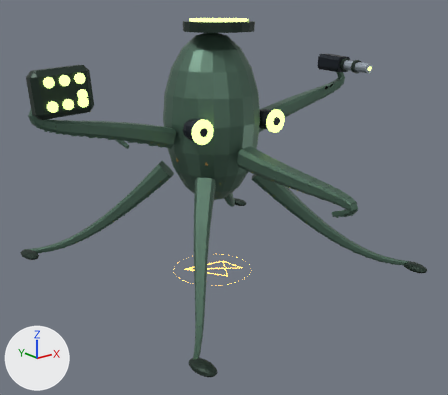
Two versions of the glTF model public/assets/models/combat/s07.glb, one commit apart.
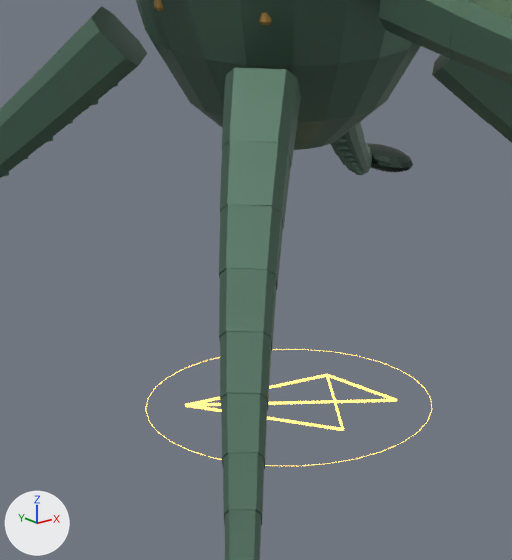
Each version appears first whole from a 50 mm camera at (-6.45, -8.39, 4.69) aimed at (-0.12, -0.49, 1.53), and next in a close-up on the part from 30% to 61% of the width and 40% to 79% of the height. The axes (+X, +Y, +Z) are drawn at lower left. The lights are the same throughout. The first two pictures are the older version. Where no turn or scale is listed for an object, it has been applied to the vertices. Vertices at exactly the same position are counted once.

In view in the first close-up: 'Export_fx_atk_field_tell_fx_accent', 'Export_leg_FL_armor', 'Export_leg_FR_0_armor', 'Export_leg_FR_1_armor', 'Export_leg_FR_2_armor', 'Export_leg_FR_3_armor', 'Export_leg_FR_4_armor', 'Export_leg_FR_armor', 'Export_leg_HR_0_armor', 'Export_leg_HR_armor', 'Export_spine_armor', 'Export_tent_1_0_armor', 'Export_tent_1_armor' and 11 more.
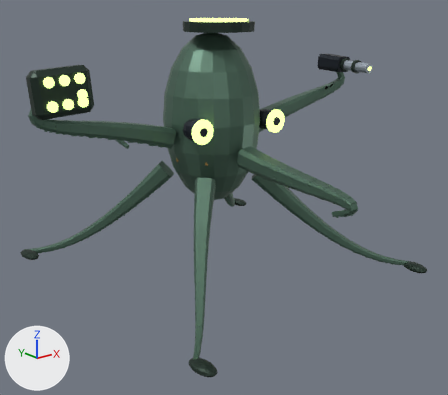
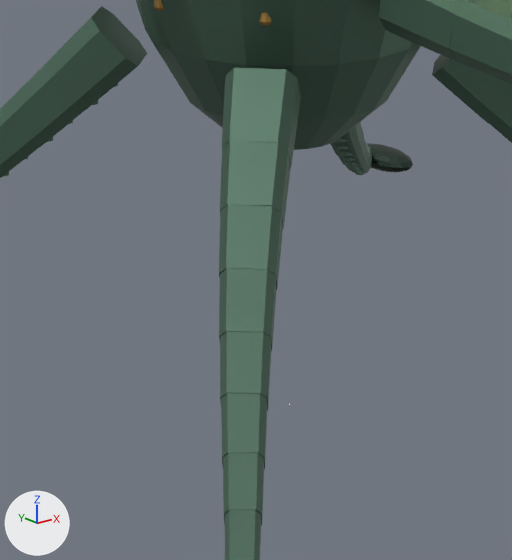
ob_fx_atk_field_tell is not drawn itself; it is the parent of ob_export_fx_atk_field_tell_fx_accent.

Changed parts and their boxes [x1, y1, x2, y2] in the close-ups (512 x 560 px):
'Export_fx_atk_field_tell_fx_accent', reshaped, rescaled (not visible afterwards): before [146, 349, 432, 466]
part 1 of me_export_fx_atk_field_tell_fx_accent, rebuilt (not visible afterwards): before [186, 399, 396, 406]
part 2 of me_export_fx_atk_field_tell_fx_accent, deleted: before [146, 349, 432, 466]
part 3 of me_export_fx_atk_field_tell_fx_accent, deleted: before [187, 374, 326, 404]
part 4 of me_export_fx_atk_field_tell_fx_accent, deleted: before [328, 374, 397, 401]
part 5 of me_export_fx_atk_field_tell_fx_accent, deleted: before [326, 374, 344, 431]
part 6 of me_export_fx_atk_field_tell_fx_accent, cut back: before [185, 404, 343, 431]

The change in detail:
me_export_fx_atk_field_tell_fx_accent is used by ob_export_fx_atk_field_tell_fx_accent; parent ob_fx_atk_field_tell; location (0.0, 0.0, 0.0).
me_export_fx_atk_field_tell_fx_accent had 168 vertices, 316 faces and spanned x -1.0..1.0, y -1.0..1.0, z 0.0..0.03.
me_export_fx_atk_field_tell_fx_accent now has 28 vertices, 22 faces and spans x -0.71..0.66, y -0.41..0.61, z 0.04..0.06.
me_export_fx_atk_field_tell_fx_accent part 1: the loose piece of 8 vertices spanning x -0.6..0.6, y -0.46..0.41, z 0.01..0.03 is rebuilt with 8 vertices and now spans x -0.7..0.65, y -0.4..0.6, z 0.04..0.06.
me_export_fx_atk_field_tell_fx_accent part 2: the loose piece of 128 vertices spanning x -1.0..1.0, y -1.0..1.0, z 0.0 is deleted.
me_export_fx_atk_field_tell_fx_accent part 3: the loose piece of 8 vertices spanning x -0.6..0.5, y 0.19..0.41, z 0.01..0.03 is deleted.
me_export_fx_atk_field_tell_fx_accent part 4: the loose piece of 8 vertices spanning x 0.49..0.61, y -0.45..0.2, z 0.01..0.03 is deleted.
me_export_fx_atk_field_tell_fx_accent part 5: the loose piece of 8 vertices spanning x -0.01..0.51, y -0.6..0.2, z 0.01..0.03 is deleted.
me_export_fx_atk_field_tell_fx_accent part 6: 8 vertices removed from x -0.61..0.01, y -0.6..0.4, z 0.01..0.03; 20 vertices added at x -0.71..0.66, y -0.41..0.61, z 0.05.
Object 'fx_atk_field_tell' (ob_fx_atk_field_tell) is rescaled from (0.719, 0.719, 0.719) to (0.011, 0.011, 0.011).
